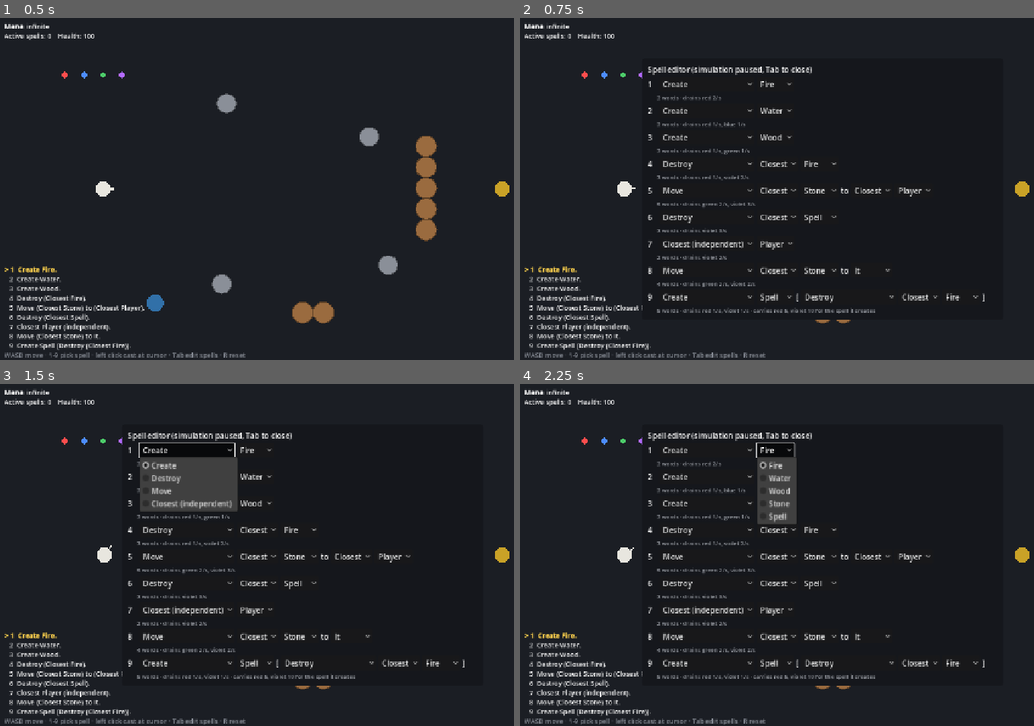
Above: before the commit, frames 1-4 (two rows, left to right).
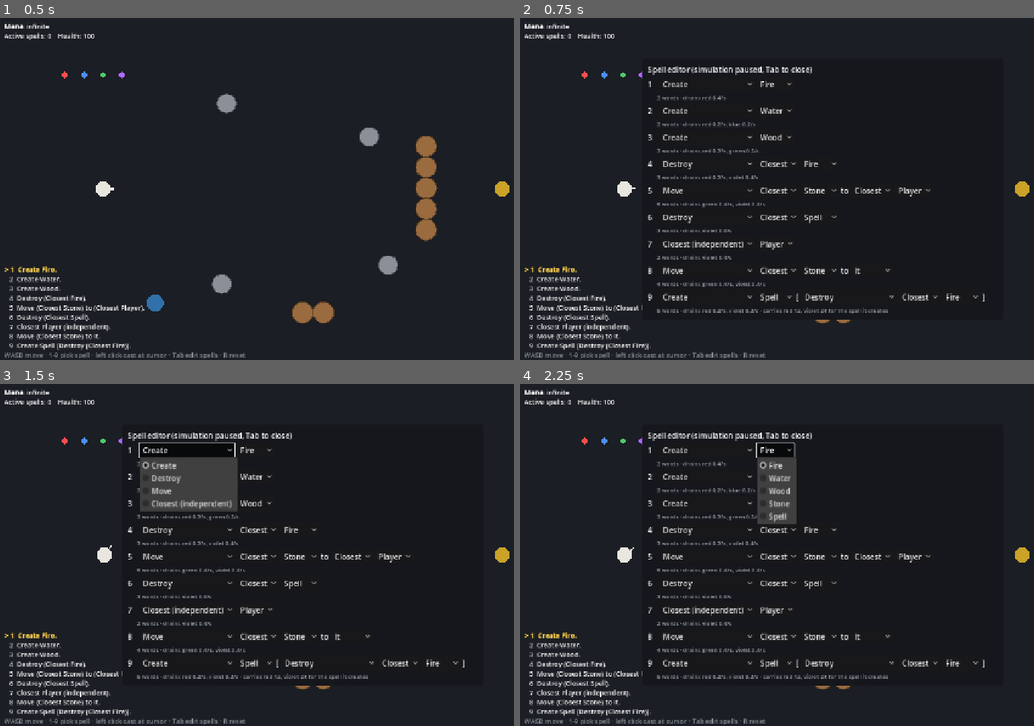
Above: after the commit, the same moments.

Repository: oscarjocque/spellcraft-prototype
Game: Godot game, scene res://scenes/main.tscn
Two runs of this game, one before a commit and one after it. Both use one fixed random seed, a clock stepped at 60 frames per second and the inputs below.
Inputs (mouse positions are in pixels of both pictures, inside the frame that each line leads up to):
- Up to frame 1 (0.5 s): no input
- Up to frame 2 (0.75 s): tap Enter at 0.5 s; move the mouse to (956, 171) at 0.52 s; hold D (move_right) from 0.53 s (still down); tap Tab at 0.6 s; click (956, 171) at 0.67 s
- Up to frame 3 (1.5 s): release D (move_right) at 1.25 s; click "Create" at 1.25 s
- Up to frame 4 (2.25 s): click "Fire" at 2 s

Frame 1 is identical in both runs. In frame 2, 0.5% of the frame differs, in the area x 37-72%, y 22-87%; in frame 3, 0.5%; in frame 4, 0.5%.

Commit message:
Make spells last longer and Create sustain its object
- Each block now drains 0.2 mana/s instead of 1, so spells run 5x longer.
- Create no longer ends when its object is full size: it keeps the object
  from expiring until its mana runs out or the object is destroyed.
- Spells that create spells carry 60 s of the created spell's mana
  instead of 5 s.

Co-Authored-By: Claude Opus 5.5 <noreply@anthropic.com>
Claude-Session: https://claude.ai/code/session_013jfXwMwWtv4oDjb8vuFPPJ

Diff:
--- a/scripts/spells/spell.gd
+++ b/scripts/spells/spell.gd
@@ -2,6 +2,8 @@
 extends RefCounted
 ## A cast spell. It lives on its own world object (the host) and performs its
 ## verb every tick until it reaches its goal, runs out of mana, or is destroyed.
+## Create has no goal once its object is built: it keeps sustaining the object
+## (fire doesn't burn out) until its mana runs out or the object is destroyed.
 ##
 ## Anchors: verb spells a player casts follow their caster. Independent
 ## selectors, and spells created by other spells, stay at their own point.
@@ -30,6 +32,7 @@
 var _build := 0.0
 var _build_step := 0.0
 var _full_radius := 0.0
+var _lifetime := -1  # the created object's full lifetime in ticks, -1 = none
 
 
 func _init(p_ast: Dictionary, p_caster: WorldObject, p_host: WorldObject, p_mana: Dictionary,
@@ -67,6 +70,7 @@
 				_full_radius = Materials.PROPS[material]["radius"]
 				what = sim.spawn(Materials.make(material, host.pos + _dir * (edge + _full_radius)))
 				what.radius = 2.0
+				_lifetime = what.lifetime
 				_build_step = 1.0 / (CREATE_TICKS_PER_RADIUS * _full_radius)
 		"destroy":
 			what = _resolve(ast["what"], sim)
@@ -109,9 +113,12 @@
 		"create":
 			if what == null or what.dead or what.spell != null:
 				return false  # a created spell starts whole, so Create is done
-			_build = minf(1.0, _build + _build_step)
-			what.radius = maxf(2.0, _full_radius * _build)
-			return _build < 1.0
+			if _build < 1.0:
+				_build = minf(1.0, _build + _build_step)
+				what.radius = maxf(2.0, _full_radius * _build)
+			elif _lifetime > 0:
+				what.lifetime = _lifetime  # sustained: it can't expire while the spell lasts
+			return true
 		"destroy":
 			var subject := target()
 			if subject == null:
--- a/scripts/spells/spell_grammar.gd
+++ b/scripts/spells/spell_grammar.gd
@@ -19,7 +19,7 @@
 const QUALIFIERS := ["fire", "water", "wood", "stone", "spell", "player", "mana"]
 const REFS := ["me", "it"]
 const COLORS := ["red", "blue", "green", "violet"]
-const CREATED_SPELL_SECONDS := 5.0  # how long a created spell's mana must last
+const CREATED_SPELL_SECONDS := 60.0  # how long a created spell's mana must last
 
 ## First sketch from the design doc, to be tuned.
 const BLOCK_COLOR := {
@@ -31,7 +31,7 @@
 }
 
 ## Mana per second each block drains while its spell is active.
-const DRAIN_PER_BLOCK := 1.0
+const DRAIN_PER_BLOCK := 0.2
 
 
 ## Every word of the spell, including the words of any spell it creates.
--- a/scripts/ui/spell_editor.gd
+++ b/scripts/ui/spell_editor.gd
@@ -164,7 +164,7 @@
 	var carries: Array[String] = []
 	for c in SpellGrammar.COLORS:
 		if drain.has(c):
-			drains.append("%s %d/s" % [c, drain[c]])
+			drains.append("%s %s/s" % [c, snappedf(drain[c], 0.01)])
 		if carry.has(c):
 			carries.append("%s %d" % [c, carry[c]])
 	var text := "drains " + ", ".join(drains)
--- a/tests/test_spells.gd
+++ b/tests/test_spells.gd
@@ -14,6 +14,7 @@
 		"test_payload", "test_create_spell_pays_from_reserve", "test_nested_create_spell",
 		"test_create_spell_needs_its_payload", "test_created_spell_stays_put",
 		"test_spell_absorbs_mana", "test_invalid_created_spell", "test_infinite_mana",
+		"test_create_sustains_its_object", "test_spells_last_longer",
 	]:
 		call(t)
 	print("FAILED: %d" % _failures if _failures else "All tests passed.")
@@ -30,6 +31,16 @@
 	var sim := Simulation.new()
 	var player := sim.spawn(Materials.make_player(Vector2(200, 360), 0))
 	return [sim, player]
+
+
+## Mana amounts are sums of 0.2s, so compare them approximately.
+func same(a: Dictionary, b: Dictionary) -> bool:
+	if a.size() != b.size():
+		return false
+	for k in b:
+		if not (a.has(k) and is_equal_approx(a[k], b[k])):
+			return false
+	return true
 
 
 func run(sim: Simulation, ticks: int) -> void:
@@ -49,7 +60,7 @@
 	var wood := sim.closest(Vector2(400, 360), "wood", [])
 	check(wood != null and is_equal_approx(wood.radius, 22.0), "Create Wood builds a full-size wood object")
 	check(wood.pos.x > 200, "Create places the object toward the aim")
-	check(count(sim, "spell") == 0, "Create ends once the object is complete")
+	check(count(sim, "spell") == 1, "Create keeps going once the object is complete")
 
 
 func test_extinguish_releases_mana() -> void:
@@ -178,10 +189,10 @@
 
 
 func test_payload() -> void:
-	# The warden must carry 5 s of Destroy (Closest Fire): destroy + closest
-	# (violet) and fire (red).
-	check(SpellGrammar.payload(FIRE_WARDEN) == {"violet": 10.0, "red": 5.0}, "Payload covers the created spell")
-	check(SpellGrammar.drain_per_second(FIRE_WARDEN) == {"red": 1.0, "violet": 1.0}, "Creator drains only its own words")
+	# The warden must carry 60 s of Destroy (Closest Fire) at 0.2/s per word:
+	# destroy + closest (violet) and fire (red).
+	check(same(SpellGrammar.payload(FIRE_WARDEN), {"violet": 24.0, "red": 12.0}), "Payload covers the created spell")
+	check(same(SpellGrammar.drain_per_second(FIRE_WARDEN), {"red": 0.2, "violet": 0.2}), "Creator drains only its own words")
 	check(SpellGrammar.blocks(FIRE_WARDEN).size() == 5, "Words include the created spell's")
 	check(SpellGrammar.to_text(FIRE_WARDEN) == "Create Spell [Destroy (Closest Fire)].", "Created spell reads inside brackets")
 
@@ -192,12 +203,12 @@
 	var p: WorldObject = w[1]
 	sim.spawn(Materials.make("fire", Vector2(600, 200)))
 	var parent := sim.cast(p, FIRE_WARDEN, Vector2(400, 360))
-	# Storage pays the reserve (violet 10, red 5) and then up to 10 fuel per color.
-	check(is_equal_approx(p.mana_store["violet"], 10.0), "Caster pays the created spell's mana up front")
-	check(is_equal_approx(p.mana_store["red"], 15.0), "Caster pays the created spell's red mana up front")
+	# Storage pays the reserve (violet 24, red 12) and then up to 10 fuel per color.
+	check(is_equal_approx(p.mana_store["violet"], 0.0), "Caster pays the created spell's mana up front")
+	check(is_equal_approx(p.mana_store["red"], 8.0), "Caster pays the created spell's red mana up front")
 	var child: WorldObject = parent.spell.what
 	check(child != null and child.spell != null, "Create Spell puts a spell into the world")
-	check(child.spell.mana == {"violet": 10.0, "red": 5.0}, "The created spell's mana comes from the creator's reserve")
+	check(same(child.spell.mana, {"violet": 24.0, "red": 12.0}), "The created spell's mana comes from the creator's reserve")
 	check(parent.spell.reserve.is_empty(), "The reserve is handed over")
 	check(not child.spell.anchored and child.pos.x > p.pos.x, "The created spell sits in front of the caster")
 	check(p.last_it == child, "It refers to the created spell")
@@ -210,13 +221,15 @@
 	var sim: Simulation = w[0]
 	var p: WorldObject = w[1]
 	var ast := {"verb": "create", "what": {"spell": {"verb": "create", "what": {"spell": {"verb": "create", "what": {"material": "fire"}}}}}}
-	check(SpellGrammar.payload(ast) == {"red": 15.0, "violet": 5.0}, "Payload includes the created spell's own payload")
+	check(same(SpellGrammar.payload(ast), {"red": 36.0, "violet": 12.0}), "Payload includes the created spell's own payload")
+	for c in SpellGrammar.COLORS:
+		p.mana_store[c] = 100.0
 	var outer := sim.cast(p, ast, Vector2(600, 360))
 	var middle: WorldObject = outer.spell.what
-	check(middle.spell.mana == {"red": 5.0, "violet": 5.0}, "Middle spell keeps its fuel")
+	check(same(middle.spell.mana, {"red": 12.0, "violet": 12.0}), "Middle spell keeps its fuel")
 	check(middle.spell.reserve.is_empty(), "Middle spell hands its reserve on when it creates")
 	var inner: WorldObject = middle.spell.what
-	check(inner != null and inner.spell.mana == {"red": 10.0}, "Innermost spell is paid from the middle reserve")
+	check(inner != null and same(inner.spell.mana, {"red": 24.0}), "Innermost spell is paid from the middle reserve")
 	run(sim, 20)
 	check(count(sim, "fire") == 1, "The innermost spell creates its fire")
 
@@ -225,7 +238,7 @@
 	var w := world()
 	var sim: Simulation = w[0]
 	var p: WorldObject = w[1]
-	p.mana_store["violet"] = 10.0  # 1 for the creator's drain + 10 reserve needed
+	p.mana_store["violet"] = 10.0  # 0.2 for the creator's drain + 24 reserve needed
 	check(sim.cast(p, FIRE_WARDEN, Vector2(400, 360)) == null, "Cast fails without the created spell's mana")
 	check(is_equal_approx(p.mana_store["violet"], 10.0), "A failed cast takes nothing")
 
@@ -278,7 +291,30 @@
 	check(host != null, "Infinite mana casts with empty storage")
 	check(p.mana_store["violet"] == 0.0, "Infinite mana takes nothing from storage")
 	var child: WorldObject = host.spell.what
-	check(child.spell.mana == {"violet": 10.0, "red": 5.0}, "Spells still get their usual mana and reserve")
+	check(same(child.spell.mana, {"violet": 24.0, "red": 12.0}), "Spells still get their usual mana and reserve")
+
+
+func test_create_sustains_its_object() -> void:
+	var w := world()
+	var sim: Simulation = w[0]
+	var p: WorldObject = w[1]
+	var host := sim.cast(p, {"verb": "create", "what": {"material": "fire"}}, Vector2(400, 360))
+	var fire: WorldObject = host.spell.what
+	run(sim, 15 * Simulation.TICK_RATE)  # past fire's 10 s lifetime
+	check(not fire.dead and not host.dead, "Fire doesn't burn out while its Create spell lasts")
+	sim.cast(p, {"verb": "destroy", "what": {"closest": "fire"}}, Vector2.ZERO)
+	run(sim, 4)
+	check(fire.dead and host.dead, "Create ends when its object is destroyed")
+
+
+func test_spells_last_longer() -> void:
+	var w := world()
+	var sim: Simulation = w[0]
+	var host := sim.cast(w[1], {"verb": "select", "qualifier": "player"}, Vector2(600, 360))
+	run(sim, 20 * Simulation.TICK_RATE)
+	check(not host.dead, "A 2-word spell with 10 mana runs for 20 s")
+	run(sim, 6 * Simulation.TICK_RATE)
+	check(host.dead, "...and ends when its mana runs out, at 25 s")
 
 
 func test_deterministic() -> void:
Not shown, changed: README.md
